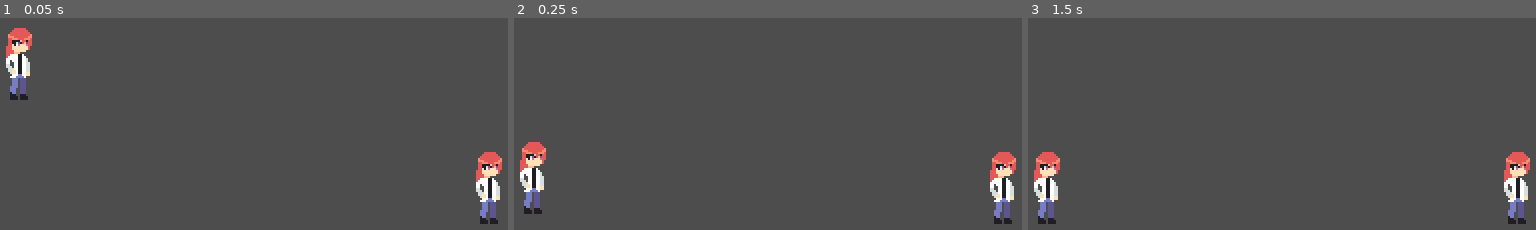
Above: before the commit, frames 1-3 (left to right).
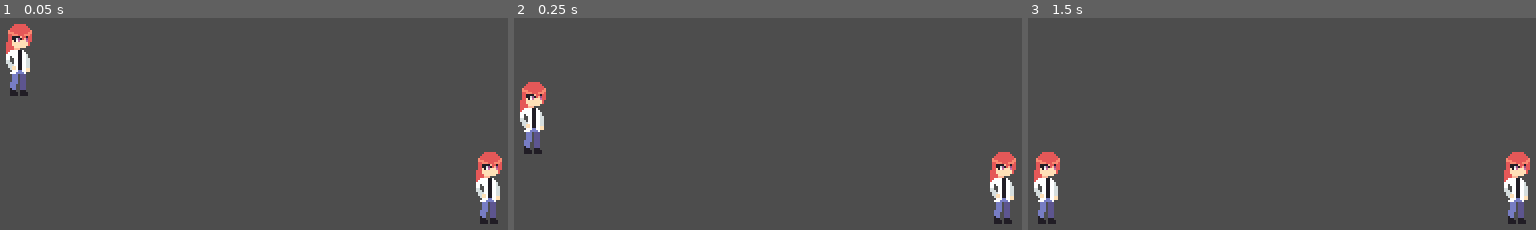
Above: after the commit, the same moments.

Repository: Lananon/wawafight
Game: Godot game, scene res://scene/game.tscn
Two runs of this game, one before a commit and one after it. Both use one fixed random seed, a clock stepped at 60 frames per second and the inputs below.
Inputs:
- Up to frame 1 (0.05 s): no input
- Up to frame 2 (0.25 s): no input
- Up to frame 3 (1.5 s): tap Enter at 1.25 s

The runs differ from the first frame. In frame 1, 0.8% of the frame differs, in the area x 1-7%, y 2-39%; in frame 2, 2.3%, in the area x 1-7%, y 30-93%; in frame 3, nothing differs.

Commit message:
implemented jumping

Diff:
--- a/characters/test_character/scenes/test_character.tscn
+++ b/characters/test_character/scenes/test_character.tscn
@@ -7,7 +7,9 @@
 texture_filter = 1
 script = ExtResource("1_e8dxd")
 walk_speed = 5
-gravity = 2
+jump_speed = 6
+jump_height = 20
+gravity = 1
 
 [node name="sprite" type="Sprite2D" parent="."]
 texture = ExtResource("1_sfhei")
--- a/classes/character_root_class.gd
+++ b/classes/character_root_class.gd
@@ -1,24 +1,26 @@
 extends Node2D
 
-#movement variables
-	#all of these are in quarter pixels per frame
+##movement variables
+#all of these are in quarter pixels per frame
 @export var walk_speed: int
 @export var jump_speed: int
 @export var jump_height: int
-#physics variables
-	#use this to calculate position changes, 4x as big as global_position, do not use global_position itself
-	#meant to be used when you need position changes smaller than 1 pixel
+var jump_direction: int
+##physics variables
+#use this to calculate position changes, do not use global_position itself
+#meant to be used when you need position changes smaller than 1 pixel
 var upscaled_position: Vector2i
+const upscaling_factor: int = 4
 #velocity, in quarter pixels per frame
 var velocity: Vector2i
 @export var gravity: int
 const floor_height: int = 560
 var decel: int = 1
-#state machine variables
+##state machine variables
 var state: String = "neutral"
+var state_reset_timer: int = 0
 
-
-#methods for things idkk
+##methods for things idkk
 func get_input_vector() -> Vector2i:
 	var vector: Vector2i = Vector2i(0, 0)
 	if Input.is_action_pressed(get_parent().left):
@@ -37,6 +39,13 @@
 	else:
 		return false
 
+func set_state(state_to_set: String, duration: int):
+	state = state_to_set
+	state_reset_timer = duration
+
+
+
+
 
 func calculate_physics() -> void:
 	velocity.y += gravity
@@ -52,11 +61,33 @@
 	if upscaled_position.y >= floor_height:
 		upscaled_position.y = floor_height
 
+
 func movement() -> void:
 	if is_on_ground() and state == "neutral":
 		if get_input_vector().x != 0:
 			velocity.x = get_input_vector().x * walk_speed
 
+		#jumping
+		if get_input_vector().y == -1:
+			set_state("jump_startup", 4)
+
+
+	if get_input_vector().x == 1:
+		jump_direction = 1
+	if get_input_vector().x == -1:
+		jump_direction = -1
+	if get_input_vector() == Vector2i(0, -1):
+		jump_direction = 0
+
+	if state == "jump_startup" and state_reset_timer == 1:
+		velocity.y = -jump_height
+		velocity.x = jump_speed * jump_direction
+
 func end_of_frame() -> void:
-	global_position = Vector2i(upscaled_position / 4)
+	global_position = Vector2i(upscaled_position / upscaling_factor)
 	print(get_input_vector())
+
+	state_reset_timer -= 1
+
+	if state_reset_timer <= 0:
+		state = "neutral"
--- a/scripts/game.gd
+++ b/scripts/game.gd
@@ -8,8 +8,8 @@
 
 # Called when the node enters the scene tree for the first time.
 func _ready() -> void:
-	player1_character.upscaled_position = player1_character.global_position * 4
-	player2_character.upscaled_position = player2_character.global_position * 4
+	player1_character.upscaled_position = player1_character.global_position * player1_character.upscaling_factor
+	player2_character.upscaled_position = player2_character.global_position * player2_character.upscaling_factor
 
 
 # Called every frame. 'delta' is the elapsed time since the previous frame.
